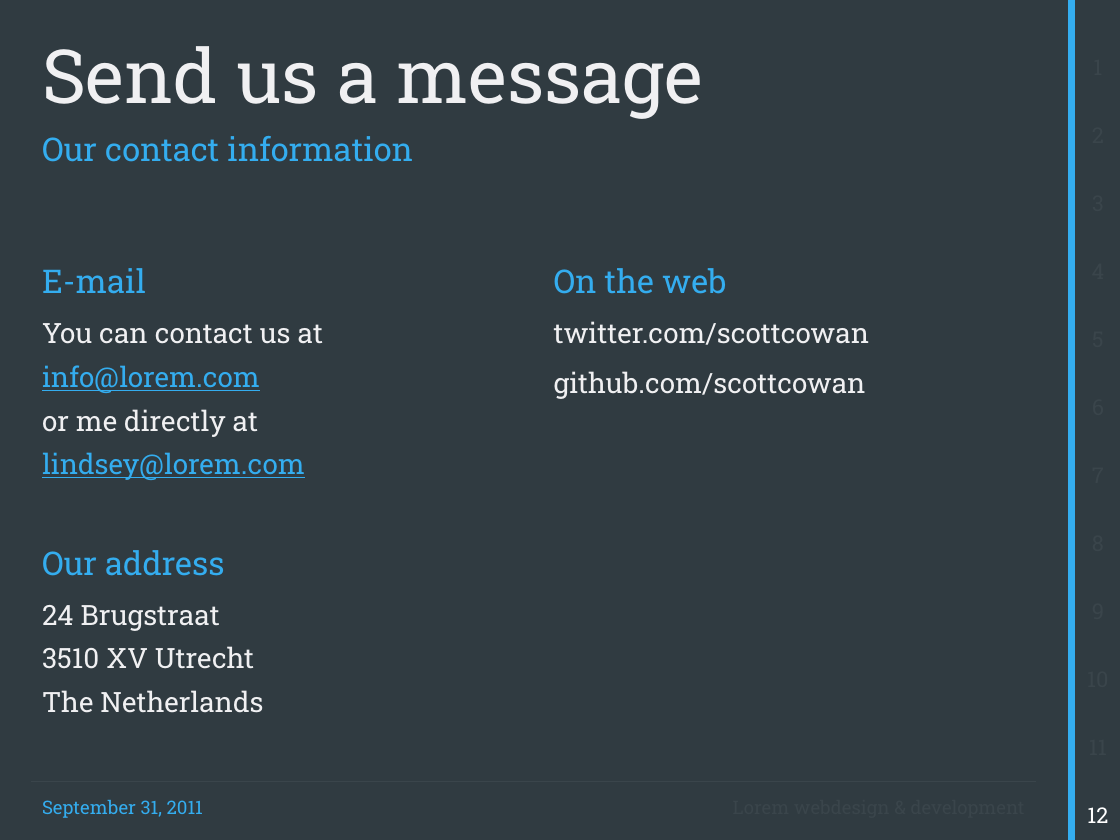
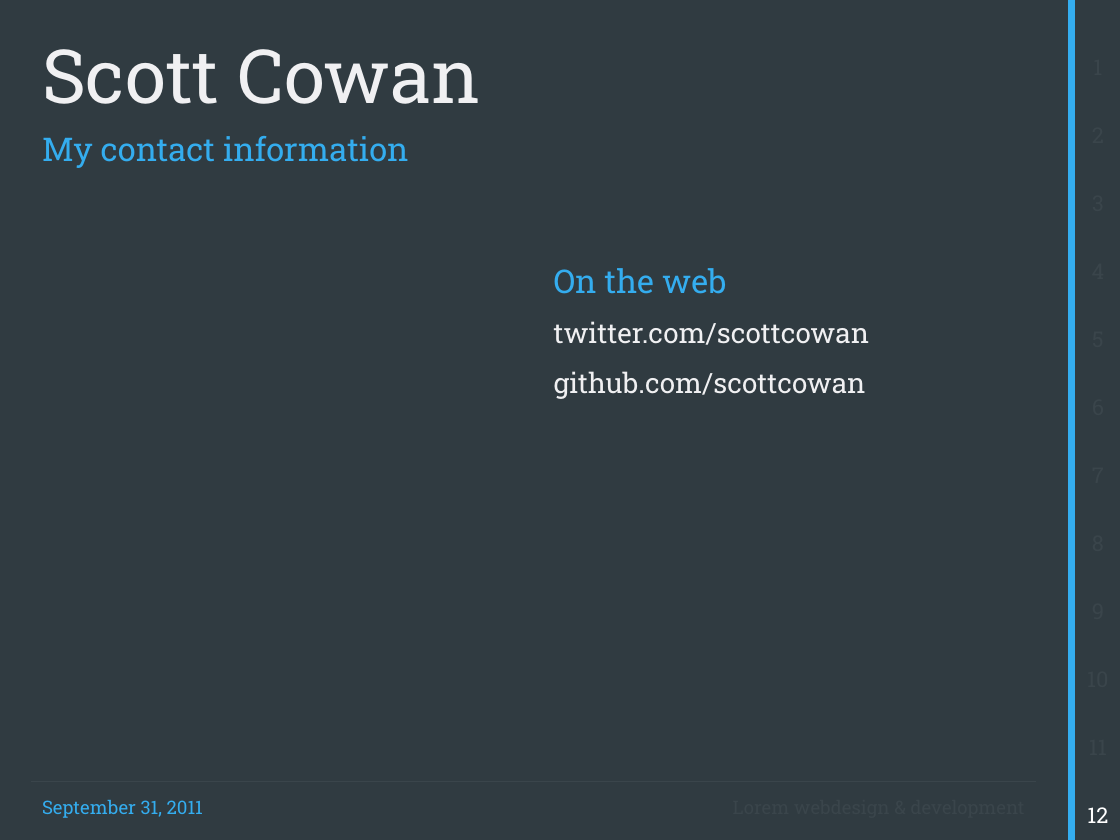
Before and after one commit to scottcowan/prognet-continuousdelivery, a slide deck: slide 9 of slidedeck.pptx (slide 10 before the commit). Drawn at 1120x840 pixels with LibreOffice and Linux fonts; fonts in the diff are those of the drawing. Boxes give left, top, right and bottom in pixels: in the first picture for what was removed or moved away, otherwise in the second. Text is boxed around its words. In the diff, an @@ line names an element or a change of style, - is before the commit and + after.

Commit message:
updating deck

```diff
--- a/slidedeck.pptx
+++ b/slidedeck.pptx
@@ title at [42, 49, 481, 104]: text changed @@
-Send us a message
+Scott Cowan
@@ text at [42, 136, 409, 168]: text changed @@
-Our contact information
+My contact information
@@ text removed at [42, 268, 323, 713] @@
-E-mail
-  You can contact us at
-  info@lorem.com
-  or me directly at
-  lindsey@lorem.com
-Our address
-  24 Brugstraat
-  3510 XV Utrecht
-  The Netherlands
```
Also in this commit, not shown: 1 slide removed.
